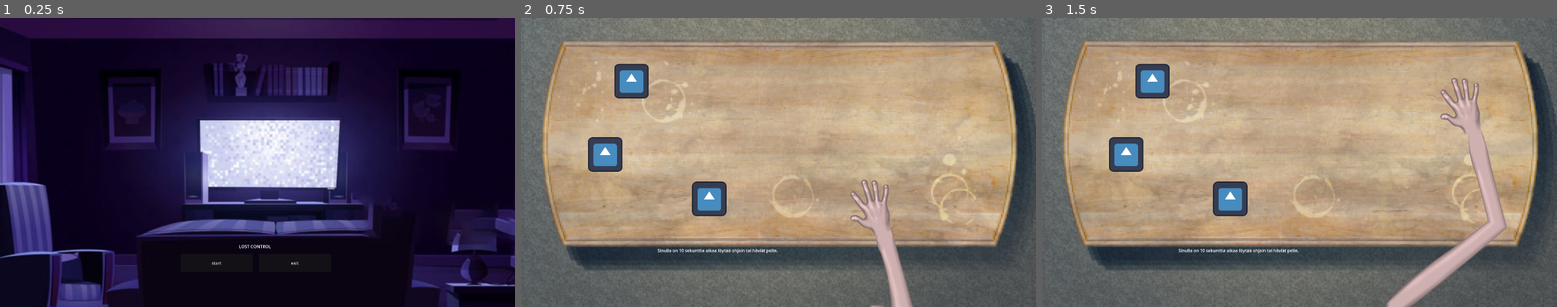
Above: before the commit, frames 1-3 (left to right).
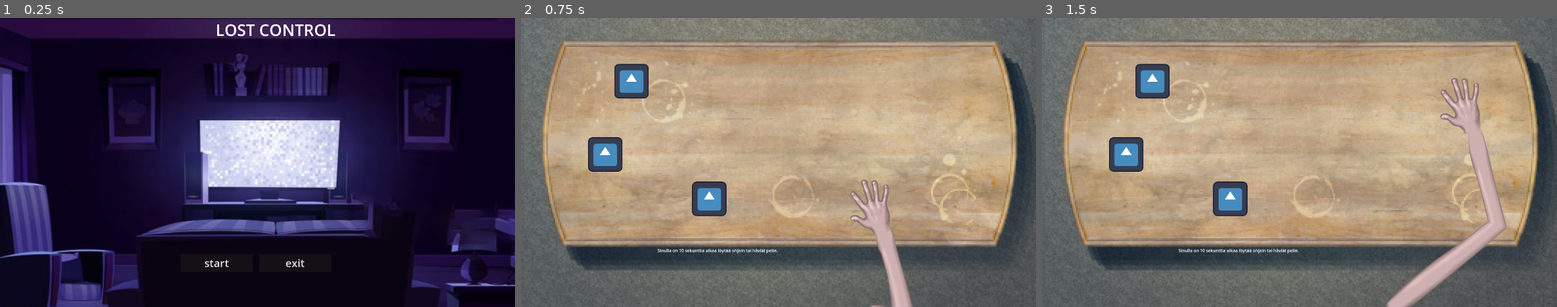
Above: after the commit, the same moments.

Repository: Hesuvius/LOST_CONTROL
Game: Godot game, scene res://menu/menu.tscn
Same seed, same stepped clock (60 frames per second), same inputs: the game is played once before the commit and once after it. The engine's default icon, where the game draws it, is replaced by a stand-in: a white triangle on a blue panel in a dark square.
Inputs (mouse positions are in pixels of both pictures, inside the frame that each line leads up to):
- Up to frame 1 (0.25 s): no input
- Up to frame 2 (0.75 s): click "start" at 0.5 s
- Up to frame 3 (1.5 s): tap Enter at 1.25 s; move the mouse to (1325, 162) at 1.27 s; click (1325, 162) at 1.42 s

The runs differ from the first frame. In frame 1, 0.6% of the frame differs, in the area x 39-66%, y 2-87%; in frame 2, nothing differs; in frame 3, nothing differs.

Commit message:
asdf

Diff:
--- a/Lost Control/main.tscn
+++ b/Lost Control/main.tscn
@@ -102,7 +102,7 @@
 autoplay = true
 
 [node name="Ajastin" type="Timer" parent="."]
-wait_time = 37.0
+wait_time = 38.0
 one_shot = true
 autostart = true
 script = ExtResource("8_exfkf")
--- a/Lost Control/menu/menu.tscn
+++ b/Lost Control/menu/menu.tscn
@@ -21,6 +21,8 @@
 offset_top = 882.0
 offset_right = 1234.0
 offset_bottom = 949.0
+tooltip_text = "Bye"
+theme_override_font_sizes/font_size = 40
 text = "exit
 "
 
@@ -29,6 +31,8 @@
 offset_top = 882.0
 offset_right = 942.0
 offset_bottom = 949.0
+tooltip_text = "Click this to start the game"
+theme_override_font_sizes/font_size = 40
 text = "start
 "
 
@@ -53,10 +57,13 @@
 autoplay = true
 
 [node name="RichTextLabel" type="RichTextLabel" parent="."]
-offset_left = 891.0
-offset_top = 842.0
-offset_right = 1161.0
-offset_bottom = 879.0
+texture_repeat = 2
+offset_left = 804.0
+offset_top = 2.0
+offset_right = 1314.0
+offset_bottom = 138.0
+theme_override_font_sizes/normal_font_size = 60
+bbcode_enabled = true
 text = "LOST CONTROL"
 
 [connection signal="pressed" from="main_menu_graphics/buttons/exit_btn" to="." method="_on_exit_btn_pressed"]
